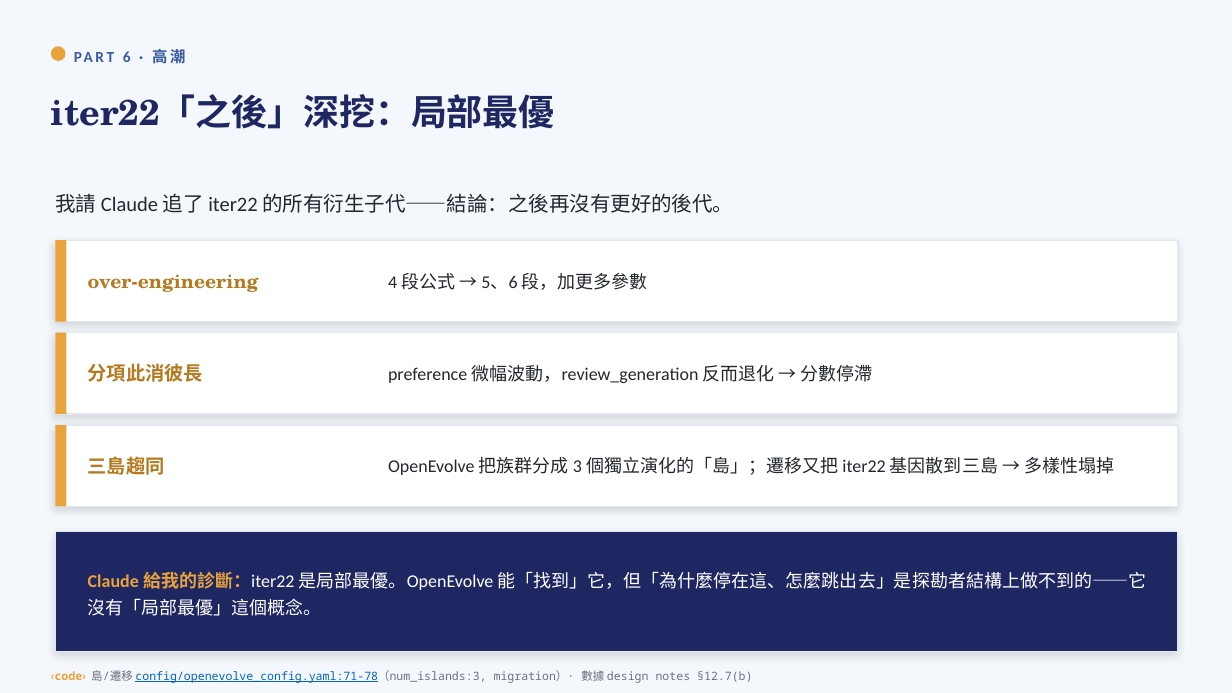
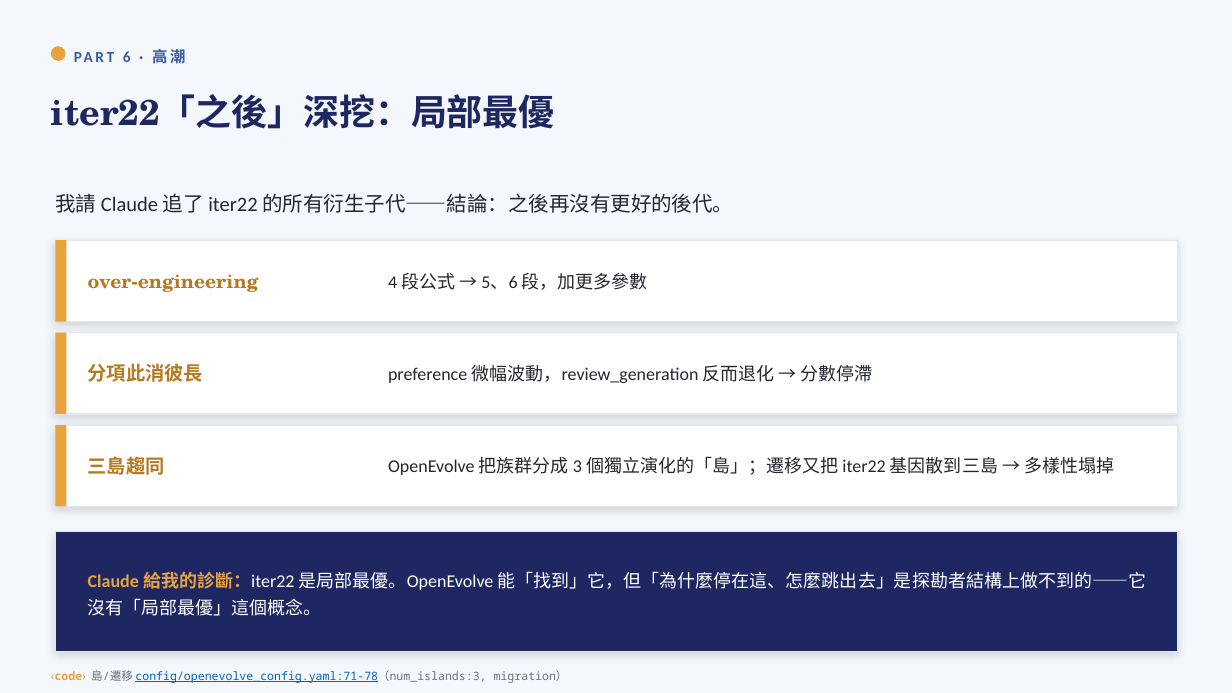
Before and after one commit to yuchieh/AgentSocietyChallenge_OpenEvolve, a slide deck: slide 23 of docs/slides/人AI進化_整合教學投影片.pptx. Drawn at 1232x693 pixels with LibreOffice and Linux fonts; fonts in the diff are those of the drawing. Boxes give left, top, right and bottom in pixels: in the first picture for what was removed or moved away, otherwise in the second. Text is boxed around its words. In the diff, an @@ line names an element or a change of style, - is before the commit and + after.

```diff
--- a/docs/slides/人AI進化_整合教學投影片.pptx
+++ b/docs/slides/人AI進化_整合教學投影片.pptx
@@ text at [51, 670, 568, 683]: text changed; text colour #6B7280 to #0563C1 @@
-‹code› 島/遷移 config/openevolve_config.yaml:71-78（num_islands:3, migration）· 數據 design notes §12.7(b)
+‹code› 島/遷移 config/openevolve_config.yaml:71-78（num_islands:3, migration）
```
Also in this commit, not shown: 10 other slides changed, 1 other file.
